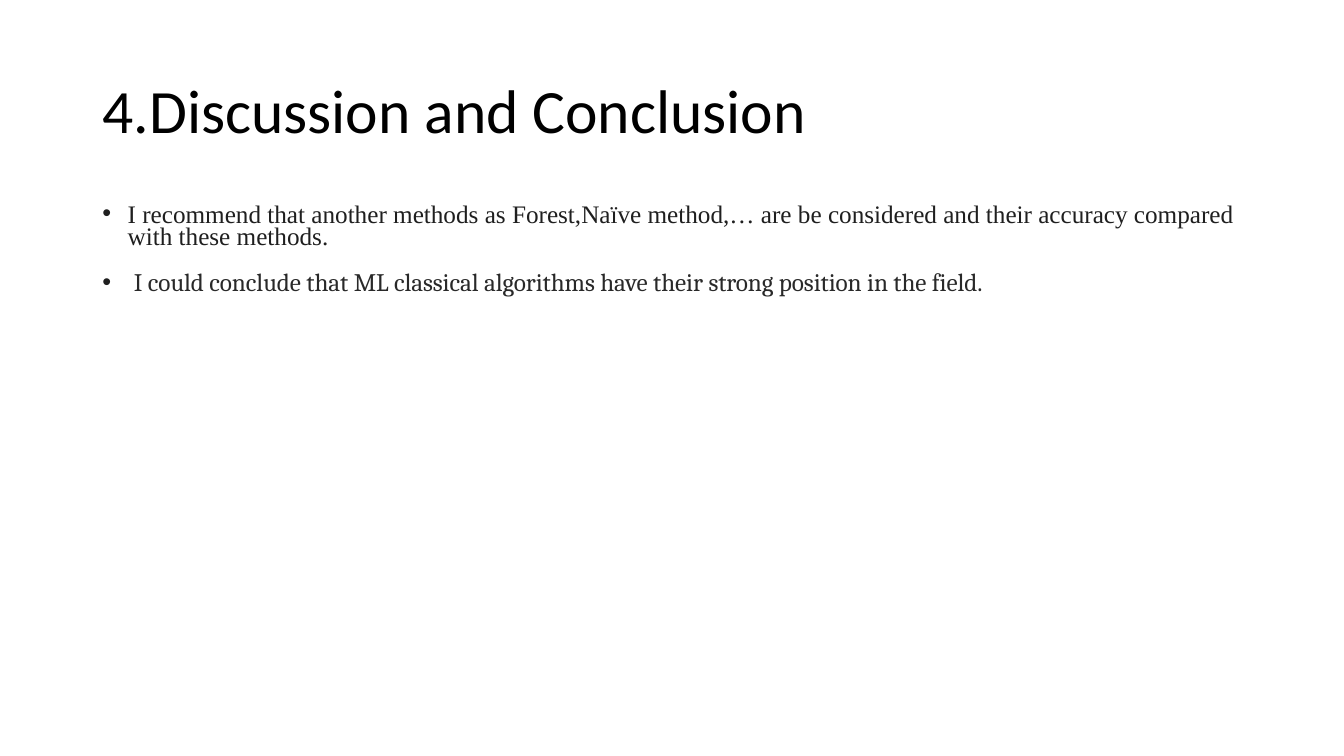
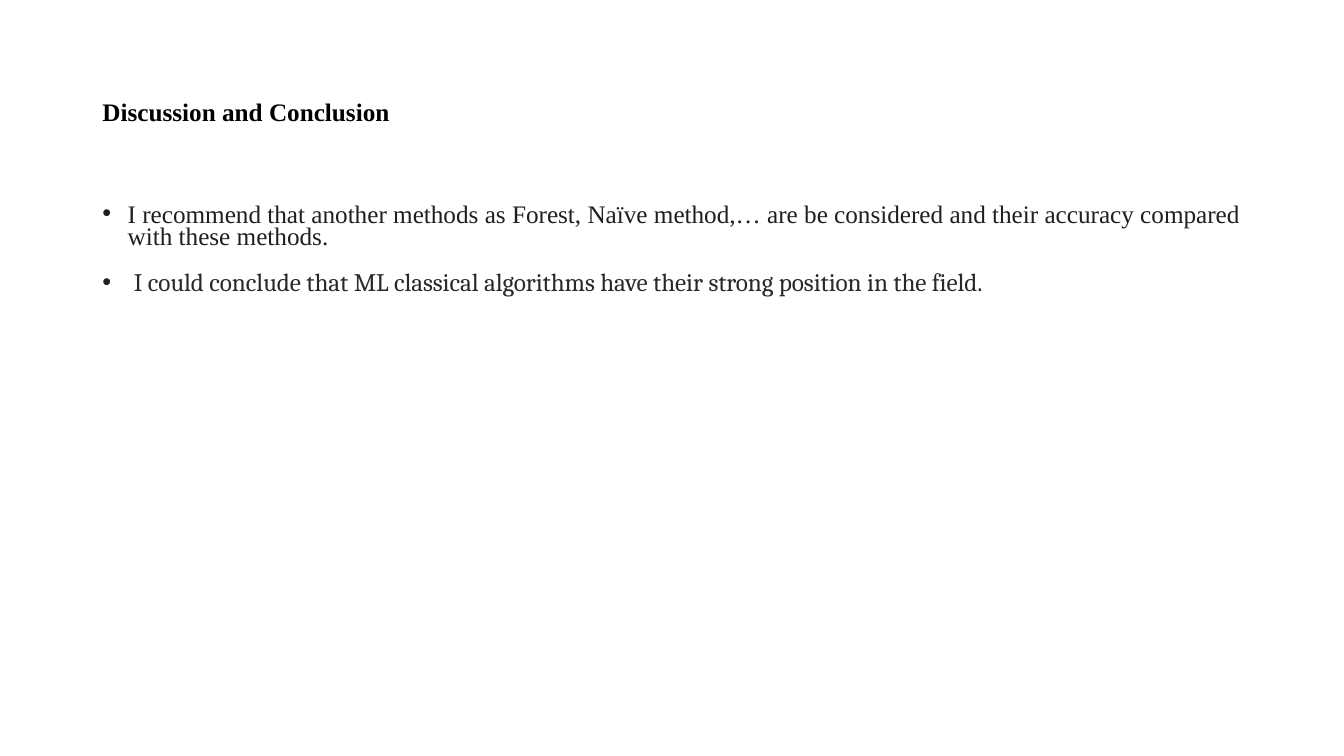
Before and after one commit to Mohsenselseleh/My-Projects, a slide deck: slide 6 of Comparative Study on Classic Machine learning Algorithms.pptx. Drawn at 1344x756 pixels with LibreOffice and Linux fonts; fonts in the diff are those of the drawing. Boxes give left, top, right and bottom in pixels: in the first picture for what was removed or moved away, otherwise in the second. Text is boxed around its words. In the diff, an @@ line names an element or a change of style, - is before the commit and + after.

```diff
--- a/Comparative Study on Classic Machine learning Algorithms.pptx
+++ b/Comparative Study on Classic Machine learning Algorithms.pptx
@@ title at bbox=[102, 103, 389, 122]: text changed; size 44 to 18 pt; font Calibri to Times New Roman; bold on @@
-4.Discussion and Conclusion
+Discussion and Conclusion
@@ text at bbox=[128, 205, 1239, 246]: spaces changed @@
-• I recommend that another methods as Forest,Naïve method,… are be considered and their accuracy compared with these methods.
+• I recommend that another methods as Forest, Naïve method,… are be considered and their accuracy compared with these methods.
```
Also in this commit, not shown: 4 other slides changed.
